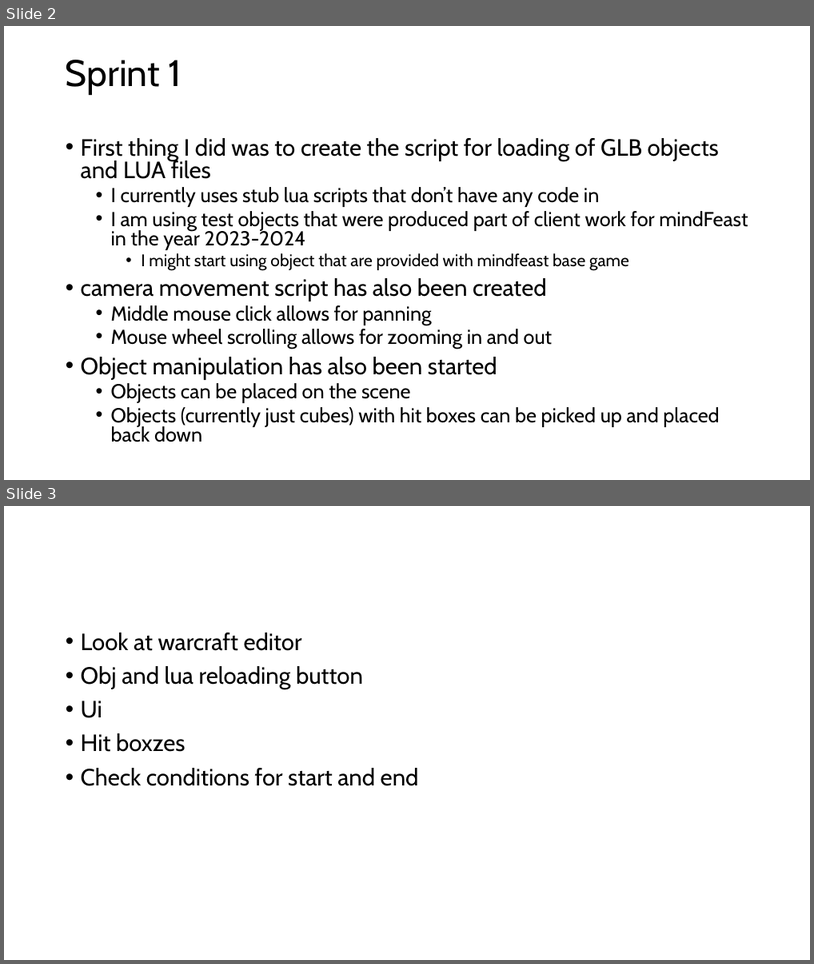
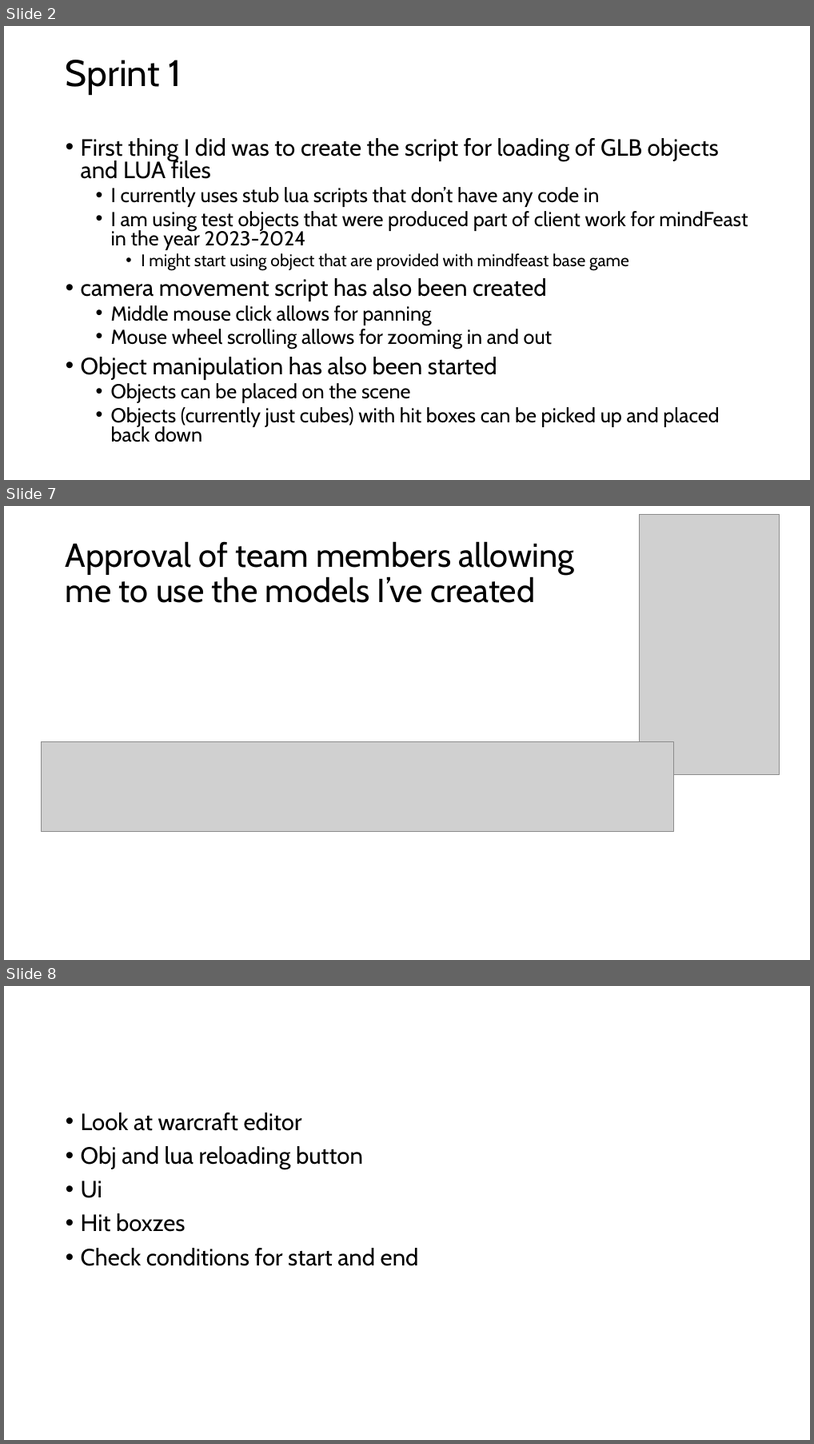
Before and after one commit to Ozzy-King/comp3000, a slide deck: DevBlog.pptx. Shown one above the other, each under a label of ours: slides 2 and 3 before the commit, slides 2, 7 and 8 after it; the slides between them are not shown. The pictures are 814x964 and 814x1444 pixels, drawn with LibreOffice and Linux fonts; fonts in the diff are those of the drawing; grey boxes stand for pictures. Boxes give left, top, right and bottom in pixels: in the first picture for what was removed or moved away, otherwise in the second. Text is boxed around its words. In the diff, an @@ line names an element or a change of style, - is before the commit and + after.

```diff
--- a/DevBlog.pptx
+++ b/DevBlog.pptx
@@ slide 7 added at (x1=4, y1=506, x2=810, y2=960), background #FFFFFF @@
@@ picture added at (x1=640, y1=515, x2=780, y2=774) @@
@@ title added at (x1=66, y1=541, x2=575, y2=603), 39.6 pt, text #000000 @@
+Approval of team members allowing me to use the models I’ve created
@@ picture added at (x1=41, y1=741, x2=674, y2=831) @@
@@ what was slide 3 is now slide 8 @@
```
Also in this commit, not shown: 4 other slides added, 33 other files.
